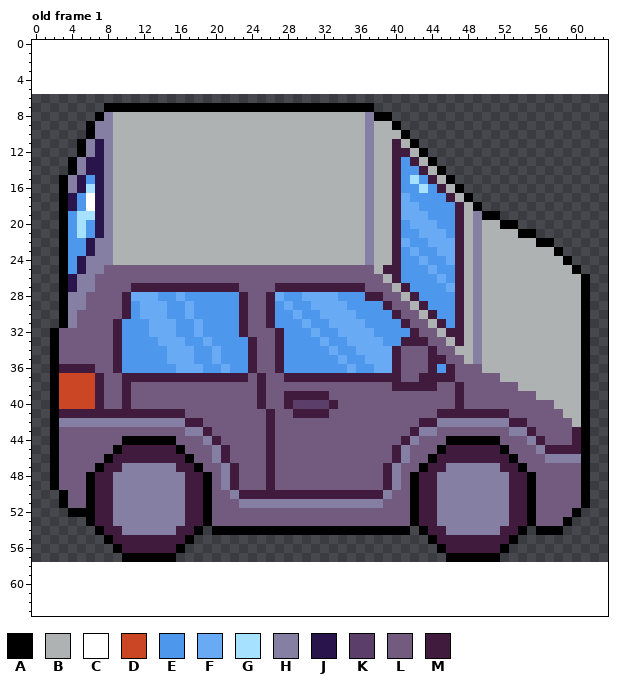
A pixel-art file gets an edit: 001-Frogger Game/assets/Car/Car.aseprite. This is how it looked before the edit.
64x52 pixels, 1 frame. Colours within 5 levels of each other are drawn and written as one. Shown: old frame 1. The old version is drawn lined up with the new one, on the new canvas. The commit also changed other frames, which this record leaves out.
Palette (. is transparent): A #000000  B #afb2b3  C #ffffff  D #ca4624  E #4d97ed  F #69aaf5  G #a6e2ff  H #857fa4  J #29144c  K #5b3e6a  L #735b80  M #411b3e
Pixels before, old frame 1 (only the part around the change), first column x 0:
 2 ................................................................
 3 ................................................................
 4 ................................................................
 5 ................................................................
 6 ................................................................
 7 ........AAAAAAAAAAAAAAAAAAAAAAAAAAAAAA..........................
 8 .......AHBBBBBBBBBBBBBBBBBBBBBBBBBBBBHAA........................
 9 ......AHHBBBBBBBBBBBBBBBBBBBBBBBBBBBBHBBA.......................
10 ......AHHBBBBBBBBBBBBBBBBBBBBBBBBBBBBHBBBA......................
11 .....AHJHBBBBBBBBBBBBBBBBBBBBBBBBBBBBHBBMBA.....................
12 .....AHJHBBBBBBBBBBBBBBBBBBBBBBBBBBBBHBBMMBA....................
13 ....AHJJHBBBBBBBBBBBBBBBBBBBBBBBBBBBBHBBMEMBA...................
14 ....AHJJHBBBBBBBBBBBBBBBBBBBBBBBBBBBBHBBMEEMBA..................
15 ...AHJEJHBBBBBBBBBBBBBBBBBBBBBBBBBBBBHBBMEGEMBA.................
16 ...AHJGJHBBBBBBBBBBBBBBBBBBBBBBBBBBBBHBBMEEGEMBA................
17 ...AJECJHBBBBBBBBBBBBBBBBBBBBBBBBBBBBHBBMFEEEEMBA...............
18 ...AJECJHBBBBBBBBBBBBBBBBBBBBBBBBBBBBHBBMFFEEEEMBA..............
19 ...AEGGJHBBBBBBBBBBBBBBBBBBBBBBBBBBBBHBBMFFFEEEMBHAA............
20 ...AEGEJHBBBBBBBBBBBBBBBBBBBBBBBBBBBBHBBMEFFFEEMBHBBAA..........
21 ...AEGEJHBBBBBBBBBBBBBBBBBBBBBBBBBBBBHBBMEEFFFEMBHBBBBAA........
22 ...AEEJHHBBBBBBBBBBBBBBBBBBBBBBBBBBBBHBBMFEEFFFMBHBBBBBBAA......
23 ...AEEJHHBBBBBBBBBBBBBBBBBBBBBBBBBBBBHBBMEFEEFFMBHBBBBBBBBA.....
24 ...AEJHHHBBBBBBBBBBBBBBBBBBBBBBBBBBBBHBBMEEFEEFMBHBBBBBBBBBA....
25 ...AEJHHLLLLLLLLLLLLLLLLLLLLLLLLLLLLLLBMMEEEFEEMBHBBBBBBBBBBA...
26 ...AJHHLLLLLLLLLLLLLLLLLLLLLLLLLLLLLLLLBMEEEEFEMBHBBBBBBBBBBBA..
27 ...AJHHLLLLMMMMMMMMMMMMLLLLMMMMMMMMMMLLLBMEEEEFMBHBBBBBBBBBBBA..
28 ...AHHLLLLMFFFEEFEEEEEEMLLMFEEFFFFEEEMMLLBMEEEEMBHBBBBBBBBBBBA..
29 ...AHHLLLLMEFFFEEFEEEEEMLLMEFEEFFFFEEEEMLLBMEEEMBHBBBBBBBBBBBA..
30 ...AHLLLLLMEFFFEEFEEEEEMLLMEEFEEFFFFEEEEMLLBMEEMBHBBBBBBBBBBBA..
31 ...AHLLLLMEEEFFFEEFEEEEMLLMEEEFEEFFFFEEEEMLLBMEMBHBBBBBBBBBBBA..
32 ..ALLLLLLMEEEFFFEEFEEEEMLLLMEEEFEEFFFFEEEEMLLBMMBHBBBBBBBBBBBA..
33 ..ALLLLLLMEEEEFFFEEFEEEEMLLMEEEEFEEFFFFEEMMMLLBMBHBBBBBBBBBBBA..
34 ..ALLLLLLMEEEEEFFFEEFEEEMLLMEEEEEFEEFFFFMLLLMLLBBHBBBBBBBBBBBA..
35 ..ALLLLLLMEEEEEFFFEEFEEEMLLMEEEEEEFEEFFFMLLLMMLLBHBBBBBBBBBBBA..
36 ..AMMMMLLMEEEEEEFFFEEFEEMLLMEEEEEEEFEEFFMLLLMEMLLLBBBBBBBBBBBA..
37 ..ADDDDMLLMMMMMMMMMMMMMMLMLLMMMMMMMMMMMMMLLMMMMLLLLLBBBBBBBBBA..
38 ..ADDDDMLLMLLLLLLLLLLLLLLMLLLLLLLLLLLLLLMMMMMLLMLLLLLLBBBBBBBA..
39 ..ADDDDMLLMLLLLLLLLLLLLLLMLLMMMMMLLLLLLLLLLLLLLMLLLLLLLLBBBBBA..
40 ..ADDDDMLLMLLLLLLLLLLLLLLMLLMKKKKMLLLLLLLLLLLLLMLLLLLLLLLLBBBA..
41 ..AMMMMMMMMMMMMMMLLLLLLLLLMLLMMMMLLLLLLLLLLLLMMMMMMMMLLLLLLBBA..
42 ..AHHHHHHHHHHHHHHMMLLLLLLLMLLLLLLLLLLLLLLLLMMHHHHHHHHMMLLLLLBA..
43 ..ALLLLLLLLLLLLLLHHMLLLLLLMLLLLLLLLLLLLLLLMHHLLLLLLLLHHMLLLLMA..
44 ..ALLLLLLLAAAAAALLLHMLLLLLMLLLLLLLLLLLLLLMHLLLAAAAAALLLHMLLLMA..
45 ..ALLLLLLAMMMMMMALLLHMLLLLMLLLLLLLLLLLLLMHLLLAMMMMMMALLLHMMMMA..
46 ..ALLLLLAMMMMMMMMALLHMLLLLMLLLLLLLLLLLLLMHLLAMMMMMMMMALLLHHHHA..
47 ..ALLLLAMMHHHHHHMMALLHMLLLMLLLLLLLLLLLLMHLLAMMHHHHHHMMALLLLLLA..
48 ..ALLLAMMHHHHHHHHMMALHMLLLMLLLLLLLLLLLLMHLAMMHHHHHHHHMMALLLLLA..
49 ..ALLLAMMHHHHHHHHMMALHMLLLMLLLLLLLLLLLLMHLAMMHHHHHHHHMMALLLLLA..
50 ...ALLAMMHHHHHHHHMMALLHMMMMMMMMMMMMMMMMHLLAMMHHHHHHHHMMALLLLLA..
51 ...ALLAMMHHHHHHHHMMALLLHHHHHHHHHHHHHHHHLLLAMMHHHHHHHHMMALLLLLA..
52 ....AAAMMHHHHHHHHMMALLLLLLLLLLLLLLLLLLLLLLAMMHHHHHHHHMMALLLLA...
53 ......AMMHHHHHHHHMMALLLLLLLLLLLLLLLLLLLLLLAMMHHHHHHHHMMALLLA....
54 .......AMMHHHHHHMMA.AAAAAAAAAAAAAAAAAAAAAA.AMMHHHHHHMMA.AAA.....
55 ........AMMMMMMMMA..........................AMMMMMMMMA..........
56 .........AMMMMMMA............................AMMMMMMA...........
57 ..........AAAAAA..............................AAAAAA............
58 ................................................................
59 ................................................................
60 ................................................................
61 ................................................................
62 ................................................................
63 ................................................................
After the commit:
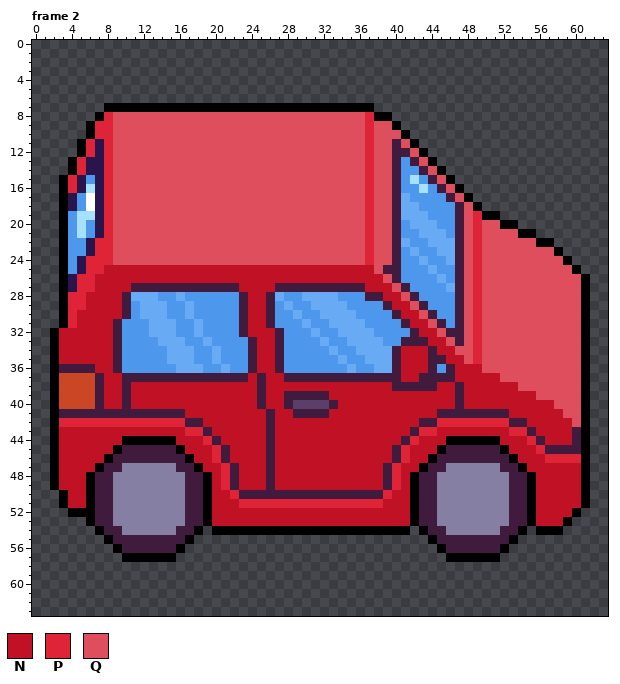
Colours new in this view: N #c01125  P #e02437  Q #de4e5c
A new or re-ordered frame is compared with the old frame closest to it.
Changes in this commit:
canvas 64x52 -> 64x64, the old top-left corner now at 0,6
frames 1 -> 4
Changed rows in their new state; - is an unchanged pixel.
Frame 2 is new; against old frame 1:
first column x 3:
 8 -----PQQQQQQQQQQQQQQQQQQQQQQQQQQQQP-----------------------
 9 ----PPQQQQQQQQQQQQQQQQQQQQQQQQQQQQPQQ---------------------
10 ----PPQQQQQQQQQQQQQQQQQQQQQQQQQQQQPQQQ--------------------
11 ---P-PQQQQQQQQQQQQQQQQQQQQQQQQQQQQPQQ-Q-------------------
12 ---P-PQQQQQQQQQQQQQQQQQQQQQQQQQQQQPQQ--Q------------------
13 --P--PQQQQQQQQQQQQQQQQQQQQQQQQQQQQPQQ---Q-----------------
14 --P--PQQQQQQQQQQQQQQQQQQQQQQQQQQQQPQQ----Q----------------
15 -P---PQQQQQQQQQQQQQQQQQQQQQQQQQQQQPQQ-----Q---------------
16 -P---PQQQQQQQQQQQQQQQQQQQQQQQQQQQQPQQ------Q--------------
17 -----PQQQQQQQQQQQQQQQQQQQQQQQQQQQQPQQ-------Q-------------
18 -----PQQQQQQQQQQQQQQQQQQQQQQQQQQQQPQQ--------Q------------
19 -----PQQQQQQQQQQQQQQQQQQQQQQQQQQQQPQQ--------QP-----------
20 -----PQQQQQQQQQQQQQQQQQQQQQQQQQQQQPQQ--------QPQQ---------
21 -----PQQQQQQQQQQQQQQQQQQQQQQQQQQQQPQQ--------QPQQQQ-------
22 ----PPQQQQQQQQQQQQQQQQQQQQQQQQQQQQPQQ--------QPQQQQQQ-----
23 ----PPQQQQQQQQQQQQQQQQQQQQQQQQQQQQPQQ--------QPQQQQQQQQ---
24 ---PPPQQQQQQQQQQQQQQQQQQQQQQQQQQQQPQQ--------QPQQQQQQQQQ--
25 ---PPNNNNNNNNNNNNNNNNNNNNNNNNNNNNNNQ---------QPQQQQQQQQQQ-
26 --PPNNNNNNNNNNNNNNNNNNNNNNNNNNNNNNNNQ--------QPQQQQQQQQQQQ
27 --PPNNNN------------NNNN----------NNNQ-------QPQQQQQQQQQQQ
28 -PPNNNN--------------NN-------------NNQ------QPQQQQQQQQQQQ
29 -PPNNNN--------------NN--------------NNQ-----QPQQQQQQQQQQQ
30 -PNNNNN--------------NN---------------NNQ----QPQQQQQQQQQQQ
31 -PNNNN---------------NN----------------NNQ---QPQQQQQQQQQQQ
32 NNNNNN---------------NNN----------------NNQ--QPQQQQQQQQQQQ
33 NNNNNN----------------NN-----------------NNQ-QPQQQQQQQQQQQ
34 NNNNNN----------------NN--------------NNN-NNQQPQQQQQQQQQQQ
35 NNNNNN----------------NN--------------NNN--NNQPQQQQQQQQQQQ
36 ----NN----------------NN--------------NNN---NNNQQQQQQQQQQQ
37 -----NN--------------N-NN-------------NN----NNNNNQQQQQQQQQ
38 -----NN-NNNNNNNNNNNNNN-NNNNNNNNNNNNNN-----NN-NNNNNNQQQQQQQ
39 -----NN-NNNNNNNNNNNNNN-NN-----NNNNNNNNNNNNNN-NNNNNNNNQQQQQ
40 -----NN-NNNNNNNNNNNNNN-NN------NNNNNNNNNNNNN-NNNNNNNNNNQQQ
41 --------------NNNNNNNNN-NN----NNNNNNNNNNNN--------NNNNNNQQ
42 PPPPPPPPPPPPPP--NNNNNNN-NNNNNNNNNNNNNNNN--PPPPPPPP--NNNNNQ
43 NNNNNNNNNNNNNNPP-NNNNNN-NNNNNNNNNNNNNNN-PPNNNNNNNNPP-NNNN-
44 NNNNNNN------NNNP-NNNNN-NNNNNNNNNNNNNN-PNNN------NNNP-NNN-
45 NNNNNN--------NNNP-NNNN-NNNNNNNNNNNNN-PNNN--------NNNP----
46 NNNNN----------NNP-NNNN-NNNNNNNNNNNNN-PNN----------NNNPPPP
47 NNNN------------NNP-NNN-NNNNNNNNNNNN-PNN------------NNNNNN
48 NNN--------------NP-NNN-NNNNNNNNNNNN-PN--------------NNNNN
49 NNN--------------NP-NNN-NNNNNNNNNNNN-PN--------------NNNNN
50 -NN--------------NNP----------------PNN--------------NNNNN
51 -NN--------------NNNPPPPPPPPPPPPPPPPNNN--------------NNNNN
52 -----------------NNNNNNNNNNNNNNNNNNNNNN--------------NNNN-
53 -----------------NNNNNNNNNNNNNNNNNNNNNN--------------NNN--
